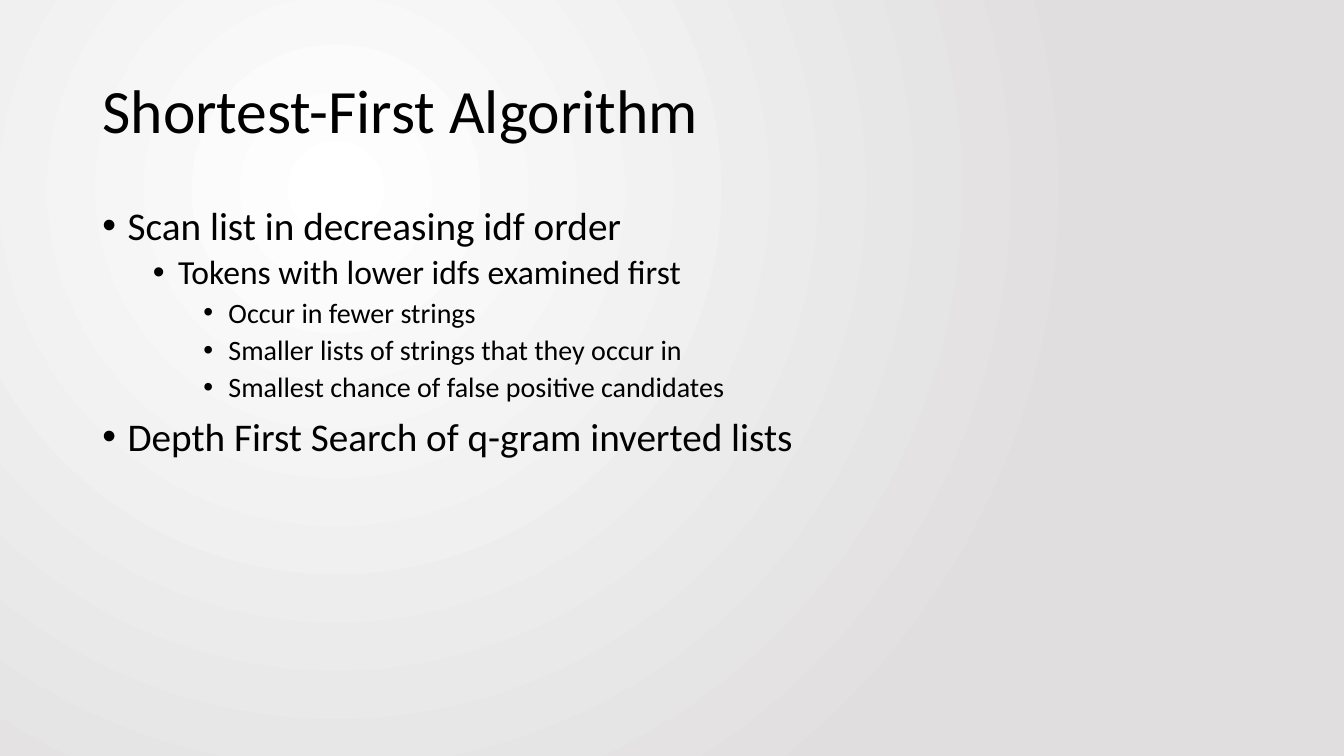
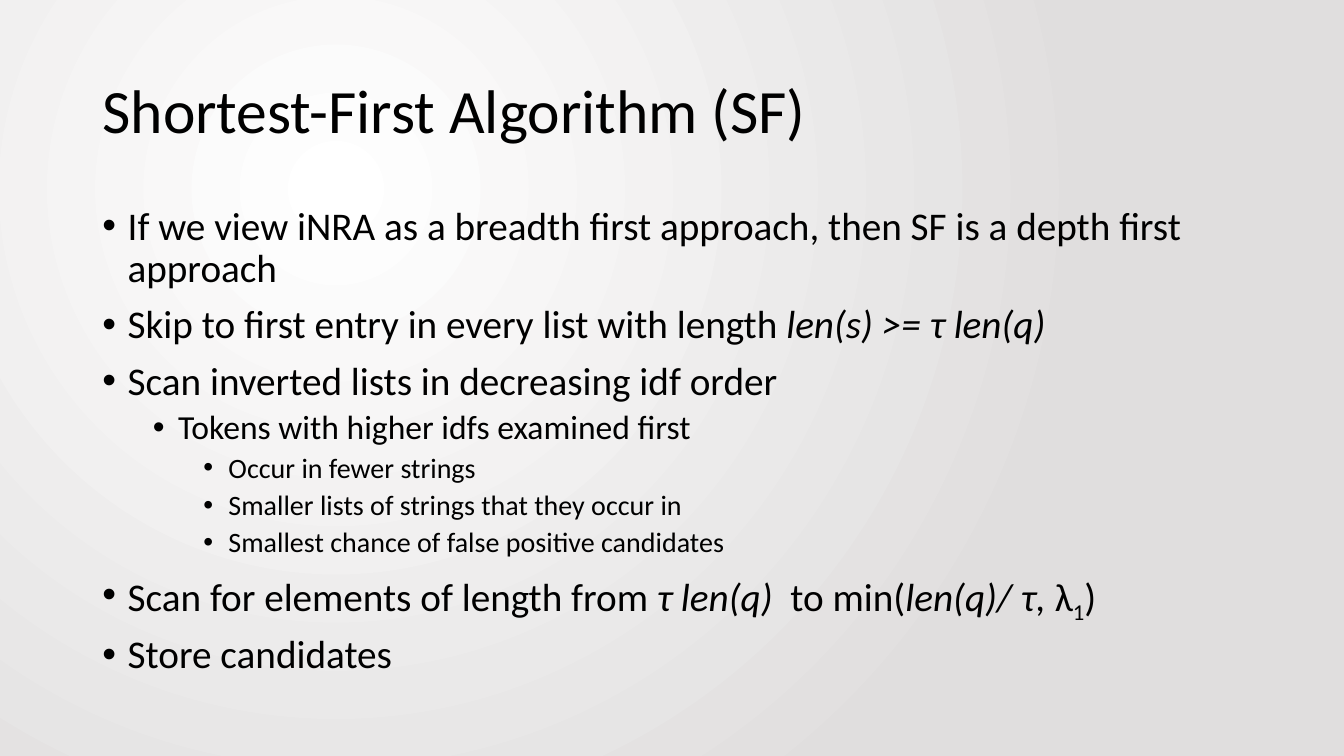
Before and after one commit to jbfitz/EECS405, a slide deck: slide 12 of Paper Presentation/EECS405.PattersonFitzpatrick.PaperPresentation.pptx (slide 11 before the commit). Drawn at 1344x756 pixels with LibreOffice and Linux fonts; fonts in the diff are those of the drawing. Boxes give left, top, right and bottom in pixels: in the first picture for what was removed or moved away, otherwise in the second. Text is boxed around its words. In the diff, an @@ line names an element or a change of style, - is before the commit and + after.

```diff
--- a/Paper Presentation/EECS405.PattersonFitzpatrick.PaperPresentation.pptx
+++ b/Paper Presentation/EECS405.PattersonFitzpatrick.PaperPresentation.pptx
@@ title at (102, 88, 806, 144): text changed @@
-Shortest-First Algorithm
+Shortest-First Algorithm (SF)
@@ text at (128, 212, 1181, 445): text changed; size 24 to 28 pt @@
-• Scan list in decreasing idf order
-  • Tokens with lower idfs examined first
+• If we view iNRA as a breadth first approach, then SF is a depth first approach
+• Skip to first entry in every list with length len(s) >= τ len(q)
+• Scan inverted lists in decreasing idf order
+  • Tokens with higher idfs examined first
@@ text at (128, 582, 1046, 669): text changed @@
-• Depth First Search of q-gram inverted lists
+• Scan for elements of length from τ len(q) to min(len(q)/ τ, λ1)
+• Store candidates
```
Also in this commit, not shown: 2 other slides changed, 3 slides added.
